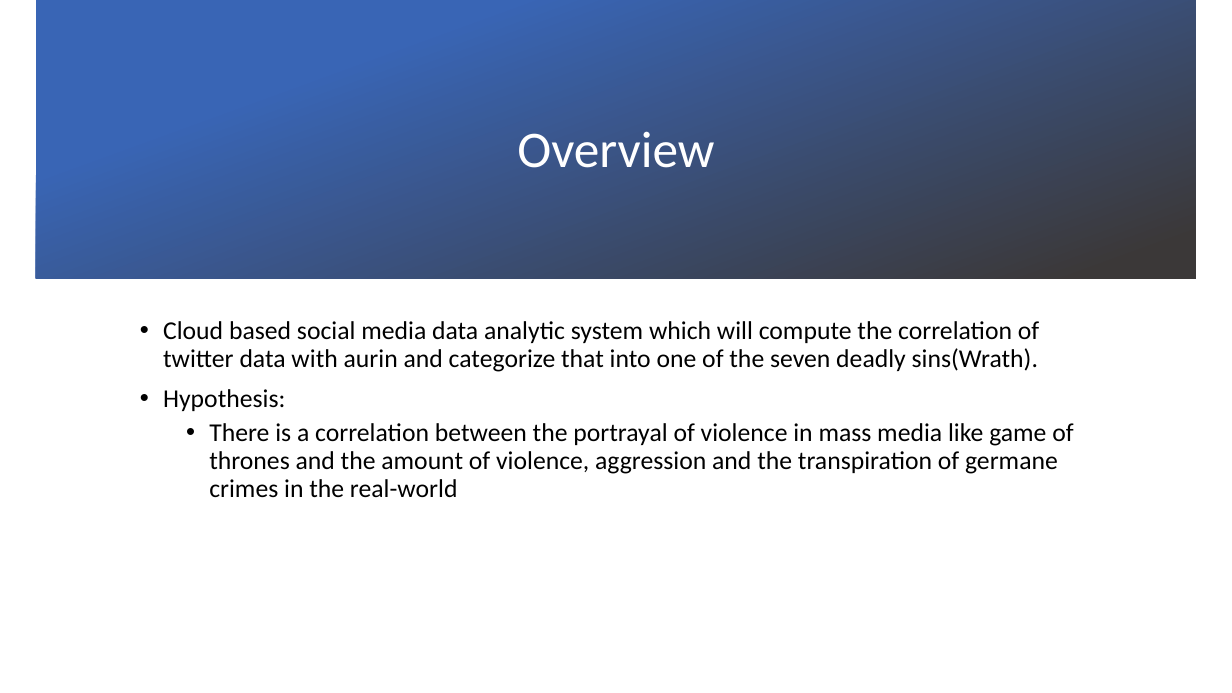
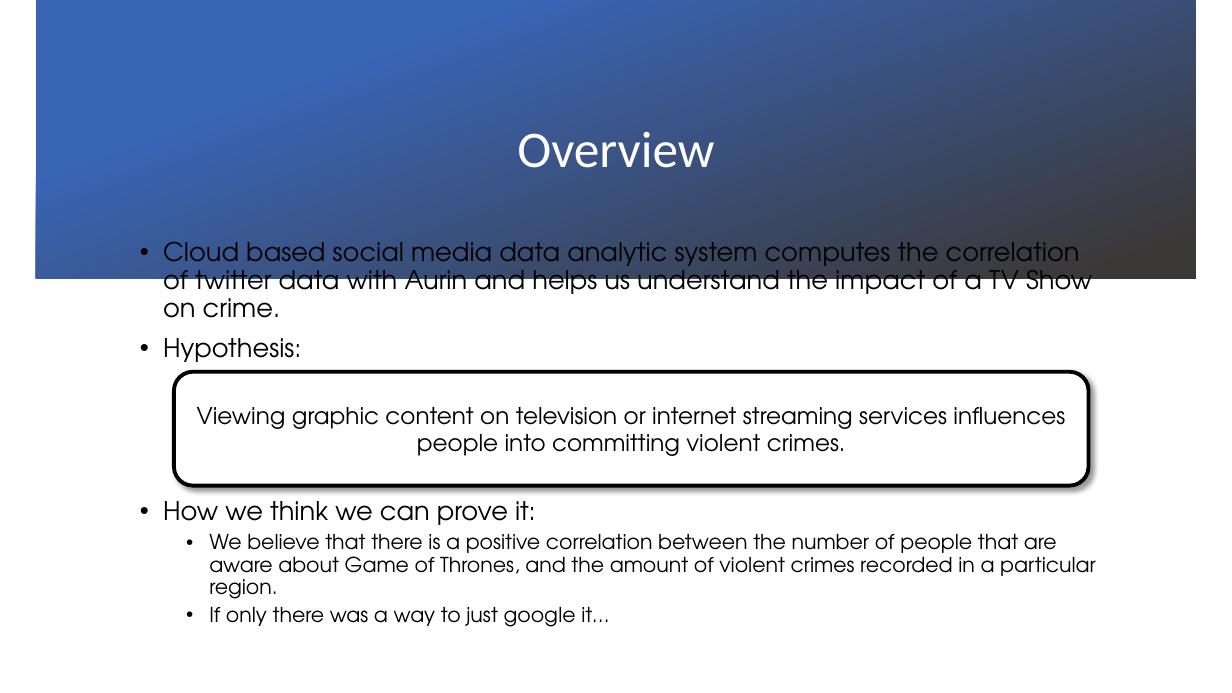
Before and after one commit to demiGod095/Cloud-GOT-Crimes, a slide deck: slide 2 of Presentation.pptx. Drawn at 1232x693 pixels with LibreOffice and Linux fonts; fonts in the diff are those of the drawing; background and template pictures are left out. Boxes give left, top, right and bottom in pixels: in the first picture for what was removed or moved away, otherwise in the second. Text is boxed around its words. In the diff, an @@ line names an element or a change of style, - is before the commit and + after.

```diff
--- a/Presentation.pptx
+++ b/Presentation.pptx
@@ subtitle "Cloud based social media data ...": place and size @@
-subtitle "Cloud based social media data ..." at [163,321,1073,497]
+subtitle "Cloud based social media data ..." at [163,242,1096,627]
@@ subtitle at [163,242,1092,318]: text changed; font Calibri to TeX Gyre Adventor @@
-• Cloud based social media data analytic system which will compute the correlation of twitter data with aurin and categorize that into one of the seven deadly sins(Wrath).
+• Cloud based social media data analytic system computes the correlation of twitter data with Aurin and helps us understand the impact of a TV Show on crime.
@@ subtitle at [163,338,301,370]: font Calibri to TeX Gyre Adventor in "Hypothesis:" @@
@@ rounded rectangle added at [174,372,1089,485], fill #FFFFFF, outline #000000 3 pt, 18 pt, text #000000 @@
+Viewing graphic content on television or internet streaming services influences people into committing violent crimes.
@@ subtitle at [163,501,1096,627]: text changed; size 20 to 16 pt; font Calibri to TeX Gyre Adventor @@
-  • There is a correlation between the portrayal of violence in mass media like game of thrones and the amount of violence, aggression and the transpiration of germane crimes in the real-world
+• How we think we can prove it:
+  • We believe that there is a positive correlation between the number of people that are aware about Game of Thrones, and the amount of violent crimes recorded in a particular region.
+  • If only there was a way to just google it…
```
Also in this commit, not shown: 15 slides added, 3 other files.
